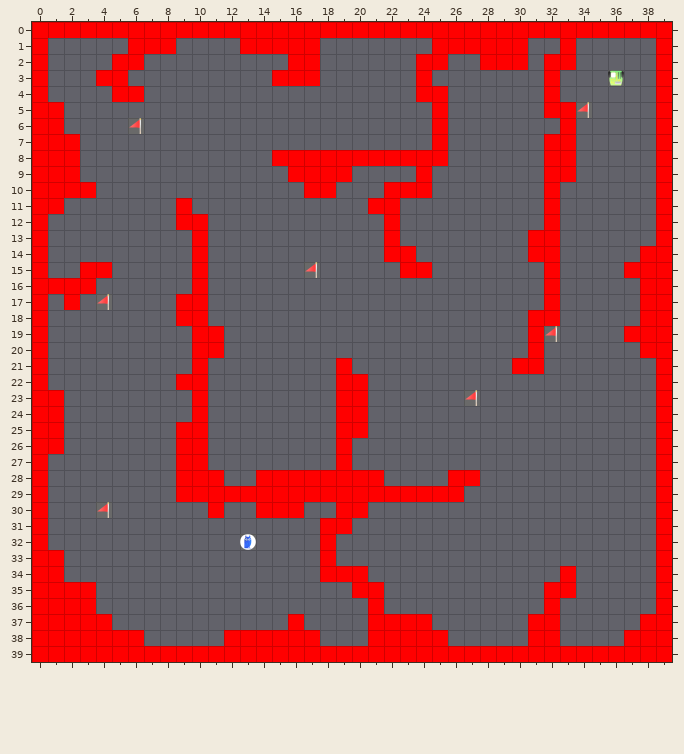
A Tiled map (JSON) gets an edit: src/map/level_2.tmj. The picture above was drawn from the file before the commit.
Cells are 64x64 px. Shown: x 0..39, y 0..39.
The result:
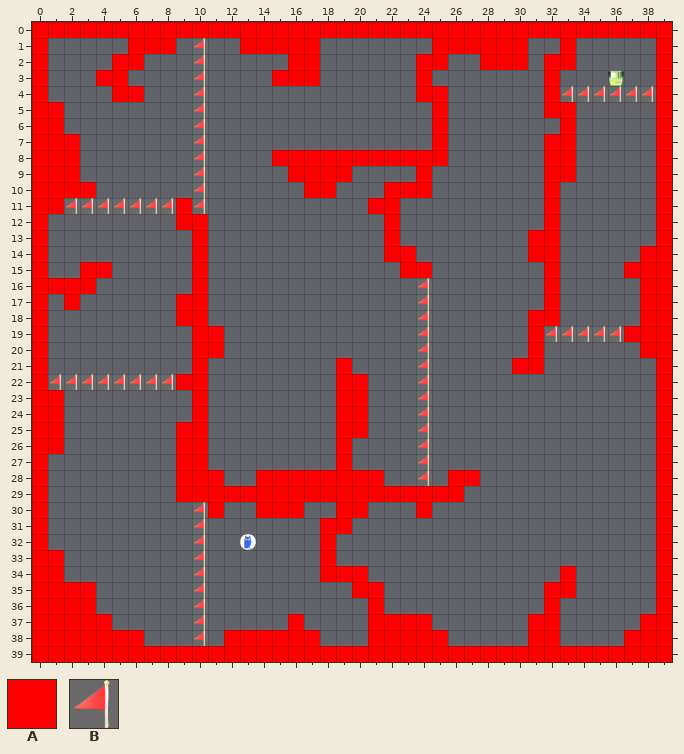
Key: from "tile": A 0, B 7.
_ is an empty cell.
Edits made:
Layer "Tile Layer 1":
y 1..3: x 10 _ -> B
y 4: x 10 _ -> B; x 33..38 ______ -> BBBBBB
y 5: x 10 _ -> B; x 34 B -> _
y 6: x 6 B -> _; x 10 _ -> B
y 7..10: x 10 _ -> B
y 11: x 2..8 _______ -> BBBBBBB; x 10 _ -> B
y 15: x 17 B -> _
y 16: x 24 _ -> B
y 17: x 4 B -> _; x 24 _ -> B
y 18: x 24 _ -> B
y 19: x 24 _ -> B; x 33..36 ____ -> BBBB
y 20..21: x 24 _ -> B
y 22: x 1..8 ________ -> BBBBBBBB; x 24 _ -> B
y 23: x 24 _ -> B; x 27 B -> _
y 24..28: x 24 _ -> B
y 30: x 4 B -> _; x 10 _ -> B; x 24 _ -> A
y 31..38: x 10 _ -> B
